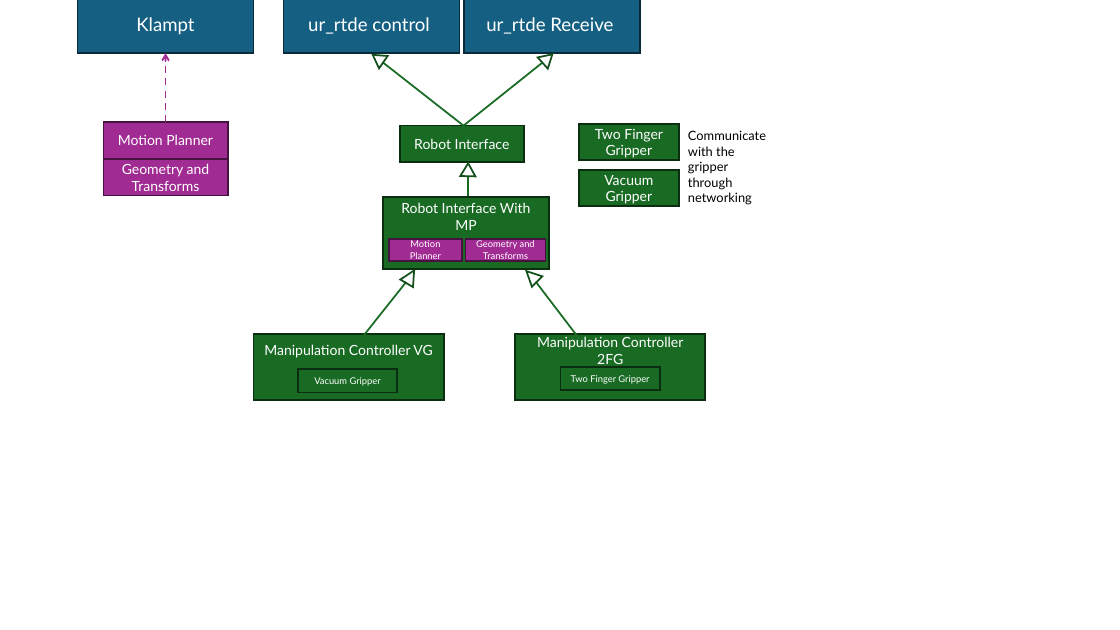
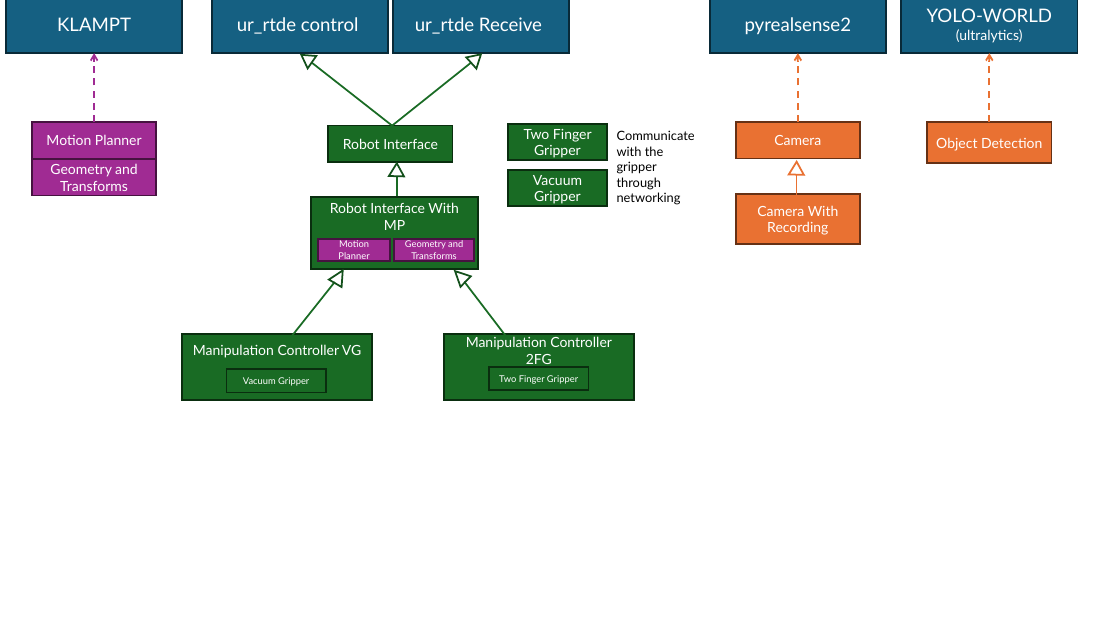
Before and after one commit to CLAIR-LAB-TECHNION/clair-robotics-stack, a slide deck: slide 1 of ur_lab/arch_diagram.pptx. Drawn at 1120x630 pixels with LibreOffice and Linux fonts; fonts in the diff are those of the drawing. Boxes give left, top, right and bottom in pixels: in the first picture for what was removed or moved away, otherwise in the second. Text is boxed around its words. In the diff, an @@ line names an element or a change of style, - is before the commit and + after.

```diff
--- a/ur_lab/arch_diagram.pptx
+++ b/ur_lab/arch_diagram.pptx
@@ text in rectangle at box(57, 17, 131, 31): text changed @@
-Klampt
+KLAMPT
@@ rectangle added at box(710, 0, 886, 53), fill #156082, outline #092A39 1.5 pt, 16 pt, text #FFFFFF @@
+pyrealsense2
@@ rectangle added at box(902, 0, 1078, 53), fill #156082, outline #092A39 1.5 pt, 12 pt, text #FFFFFF @@
+YOLO-WORLD
+(ultralytics)
@@ arrow added from (798, 123) to (798, 53), #E97132 1.5 pt dashed @@
@@ arrow added from (990, 123) to (990, 53), #E97132 1.5 pt dashed @@
@@ rectangle added at box(736, 123, 860, 159), fill #E97132, outline #663216 1.5 pt, 12 pt, text #FFFFFF @@
+Camera
@@ rectangle added at box(928, 123, 1052, 163), fill #E97132, outline #663216 1.5 pt, 12 pt, text #FFFFFF @@
+Object Detection
@@ triangle added at box(789, 162, 804, 175), fill #FFFFFF, outline #E97132 1.5 pt @@
@@ line added from (797, 195) to (797, 175), #E97132 1.5 pt @@
@@ rectangle added at box(736, 194, 860, 245), fill #E97132, outline #663216 1.5 pt, 12 pt, text #FFFFFF @@
+Camera With Recording
@@ 15 rectangles, 5 lines, 5 triangles, 1 text, 1 arrow: place and size @@
-15 rectangles, 5 lines, 5 triangles, 1 text, 1 arrow at box(77, 0, 766, 400)
+15 rectangles, 5 lines, 5 triangles, 1 text, 1 arrow at box(6, 0, 695, 400)
```
Also in this commit, not shown: 1 slide added, 4 other files.
